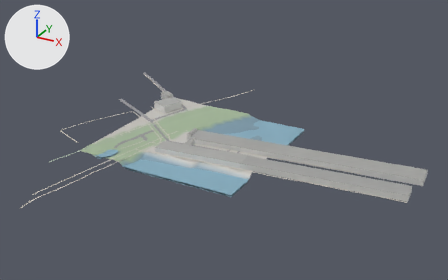
An edit to the glTF model game/world/tile_0_-1.glb, drawn before and after from the same camera.
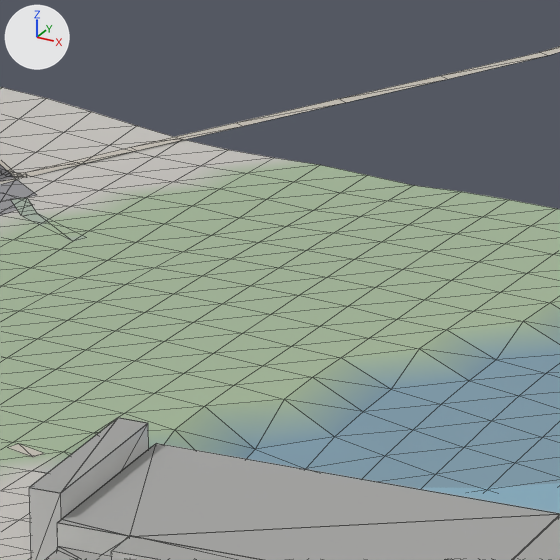
The first picture shows the older version from a 50 mm camera at (593.0, -632.0, 385.0) aimed at (183.0, 113.0, 12.0). The close-ups show the older and then the newer version on the part from 41% to 52% of the width and 33% to 50% of the height of that picture. Only the edits that show in the close-ups are written down. The lights are fixed; the arrows at upper left show +X, +Y and +Z. The close-ups show mesh edges as thin lines. Where no turn or scale is listed for an object, it has been applied to the vertices.

Names of what the first close-up shows: 'buildings', 'roads', 'terrain', 'water'.
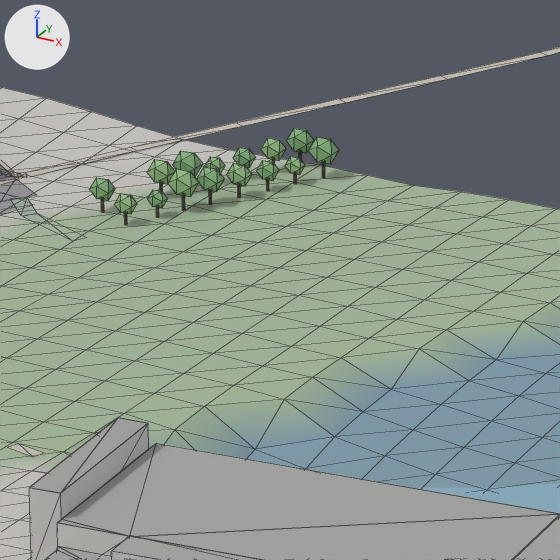
Changed parts and their boxes [x1, y1, x2, y2] in the close-ups (560 x 560 px):
'props', added (green)
    after: [90, 128, 339, 225]

The change, as a list of edits to the scene's bpy script:
```text
Add me_props:
    me_props.from_pydata(...)  # 424 vertices, 704 faces; spans x 0.0..85.0, y 31.0..256.0, z 0.0..6.0
    me_props.materials.append(mat_defaultmaterial_003)
Add ob_props:
    ob_props = bpy.data.objects.new('props', me_props)
    ob_props.location = (0.0, 0.0, 0.0)
```
